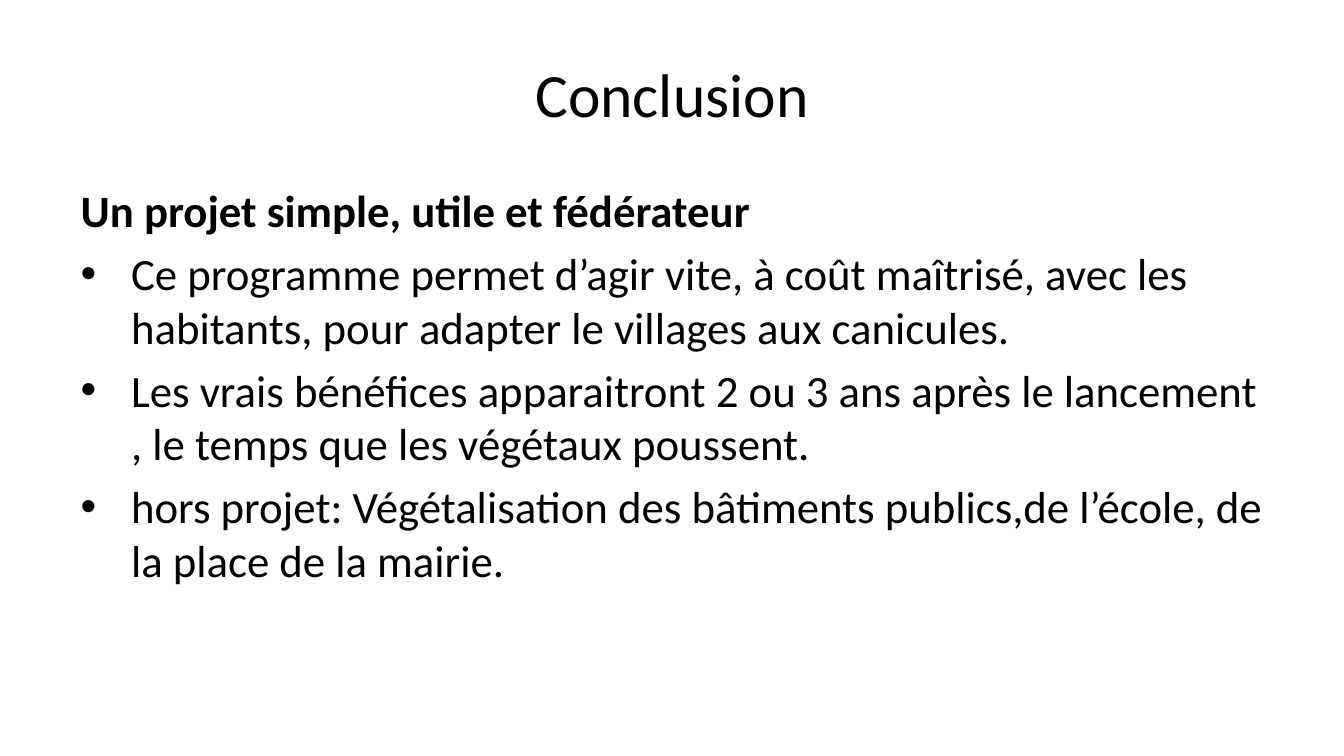
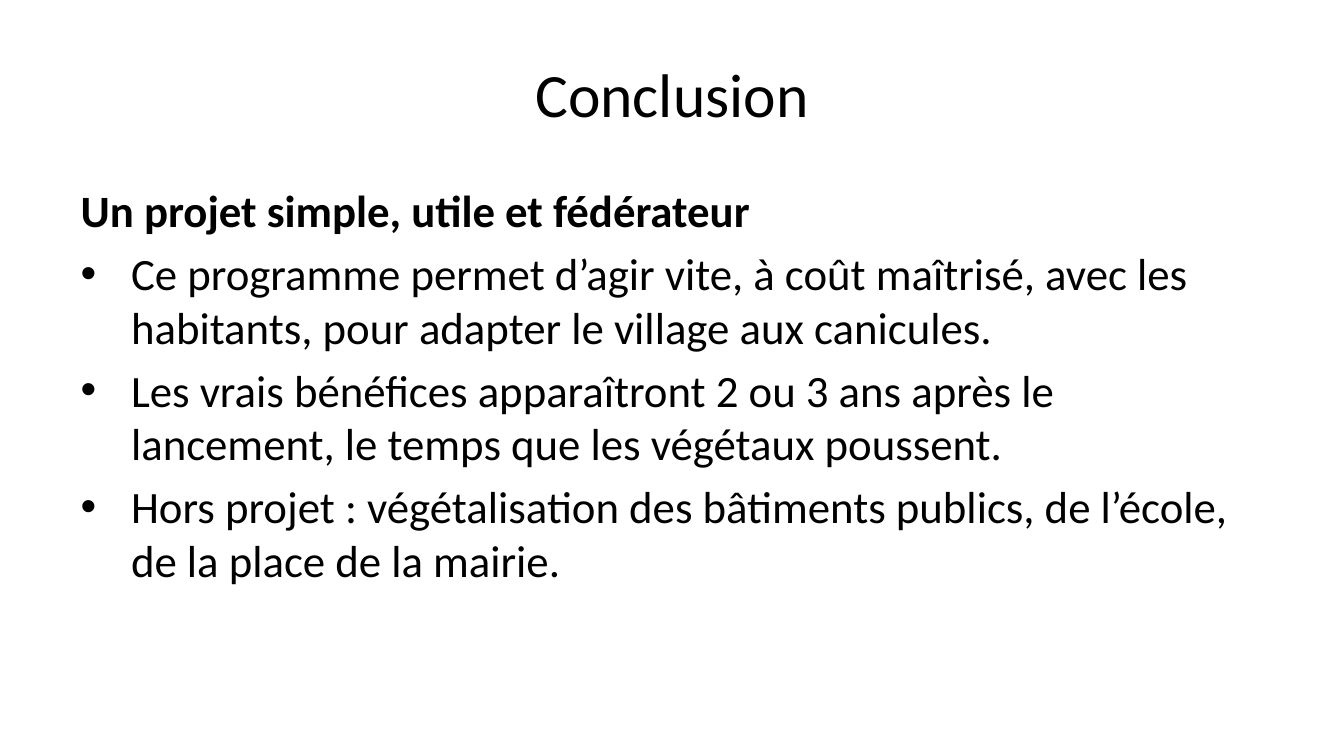
Before and after one commit to Bertrand82/vegetalisation_m2q, a slide deck: slide 16 of presentation.pptx. Drawn at 1344x756 pixels with LibreOffice and Linux fonts; fonts in the diff are those of the drawing. Boxes give left, top, right and bottom in pixels: in the first picture for what was removed or moved away, otherwise in the second. Text is boxed around its words. In the diff, an @@ line names an element or a change of style, - is before the commit and + after.

```diff
--- a/presentation.pptx
+++ b/presentation.pptx
@@ text at (131, 258, 1227, 585): text changed @@
-• Ce programme permet d’agir vite, à coût maîtrisé, avec les habitants, pour adapter le villages aux canicules.
-• Les vrais bénéfices apparaitront 2 ou 3 ans après le lancement , le temps que les végétaux poussent.
-• hors projet: Végétalisation des bâtiments publics,de l’école, de la place de la mairie.
+• Ce programme permet d’agir vite, à coût maîtrisé, avec les habitants, pour adapter le village aux canicules.
+• Les vrais bénéfices apparaîtront 2 ou 3 ans après le lancement, le temps que les végétaux poussent.
+• Hors projet : végétalisation des bâtiments publics, de l’école, de la place de la mairie.
```
Also in this commit, not shown: 9 other slides changed, 3 other files.
